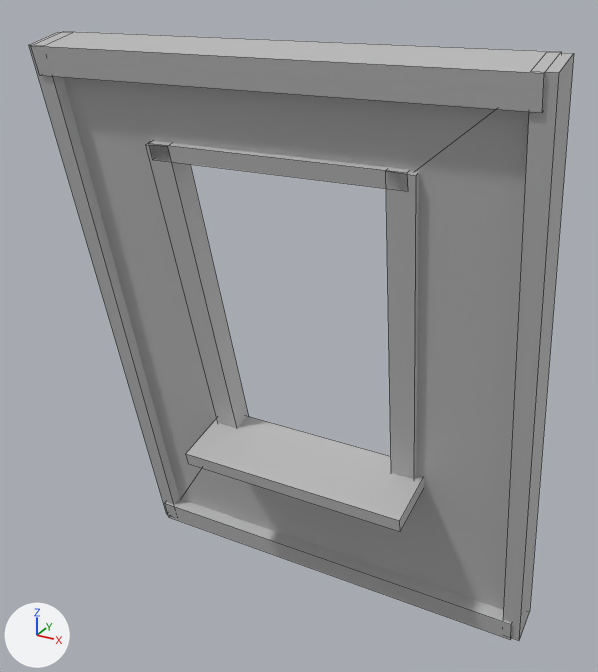
Two versions of the FBX model 3D/Batiment/MaisonRicheVillage/MaisRich_Mur_et_ext_fenetre.fbx, one commit apart.
Camera for both pictures: a camera (50 mm lens) standing at (0.19, -0.421, 0.872) and looking at (-0.055, 0.026, 0.649). Arrows for +X, +Y and +Z are at lower left; the lights stay in place. Mesh edges are drawn as thin lines. Where no turn or scale is listed for an object, it has been applied to the vertices.

Script lines for the objects in view, before the commit:
```python
me_mesh = bpy.data.meshes.new('Mesh')
me_mesh.from_pydata(...)  # 80 vertices, 60 faces; spans x -0.157..0.157, y -0.046..0.077, z -0.2..0.207
me_mesh.materials.append(mat_defaultpolygonshader)  # grey #bcbcbc
ob_polysurface37 = bpy.data.objects.new('polySurface37', me_mesh)
ob_polysurface37.location = (-0.0487, 0.0073, 0.6316)
```
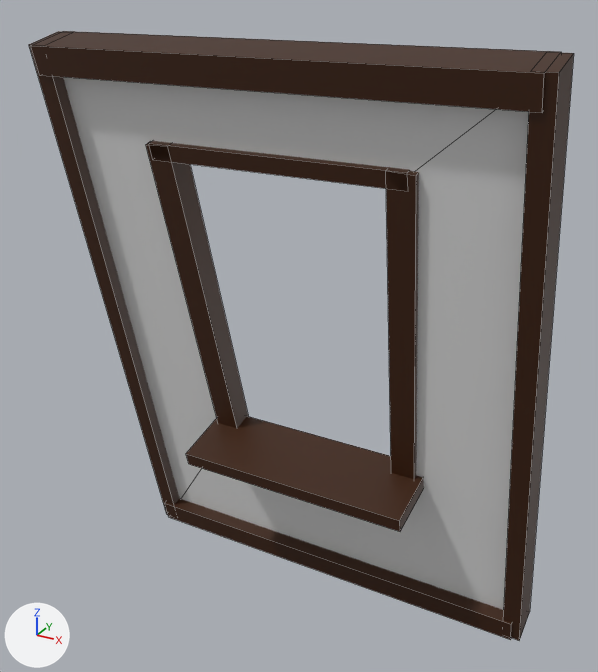
The change, as a diff of the scene's bpy script:
```diff
--- a/3D/Batiment/MaisonRicheVillage/MaisRich_Mur_et_ext_fenetre.fbx.py
+++ b/3D/Batiment/MaisonRicheVillage/MaisRich_Mur_et_ext_fenetre.fbx.py
@@ mat_mur @@
+mat_mur = principled_material('Mur')
+mat_mur.base_color = (0.78, 0.78, 0.78)  # white #e5e5e5
@@ mat_bois @@
+mat_bois = principled_material('Bois')
+mat_bois.base_color = (0.047, 0.0119, 0.0)  # brown #3d1c00
@@ me_mesh @@
 me_mesh.from_pydata(...)  # 80 vertices, 60 faces; spans x -0.157..0.157, y -0.046..0.077, z -0.2..0.207
 # used by ob_polysurface37; location = (-0.0487, 0.0073, 0.6316)
+# me_mesh part 1: 11 of the faces centred in x -0.154..0.151, y -0.031..0.035, z -0.08..0.203 switch from mat_defaultpolygonshader (grey #bcbcbc) to mat_mur (white #e5e5e5)
+# me_mesh part 2: 32 of the faces centred in x -0.157..0.157, y -0.044..0.028, z 0.001..0.204 switch from mat_defaultpolygonshader (grey #bcbcbc) to mat_bois (brown #3d1c00)
+# me_mesh part 3: 16 of the faces centred in x -0.154..0.151, y -0.011..0.075, z -0.196..-0.074 switch from mat_defaultpolygonshader (grey #bcbcbc) to mat_bois (brown #3d1c00)
```

Boxes [x1, y1, x2, y2] around the edits, measured in the pictures (598 x 672 px):
part 1 of me_mesh, recoloured
    both: [63, 77, 529, 610]
part 2 of me_mesh, recoloured (grey to brown)
    both: [29, 31, 574, 641]
part 3 of me_mesh, recoloured (grey to brown)
    both: [165, 416, 512, 640]
